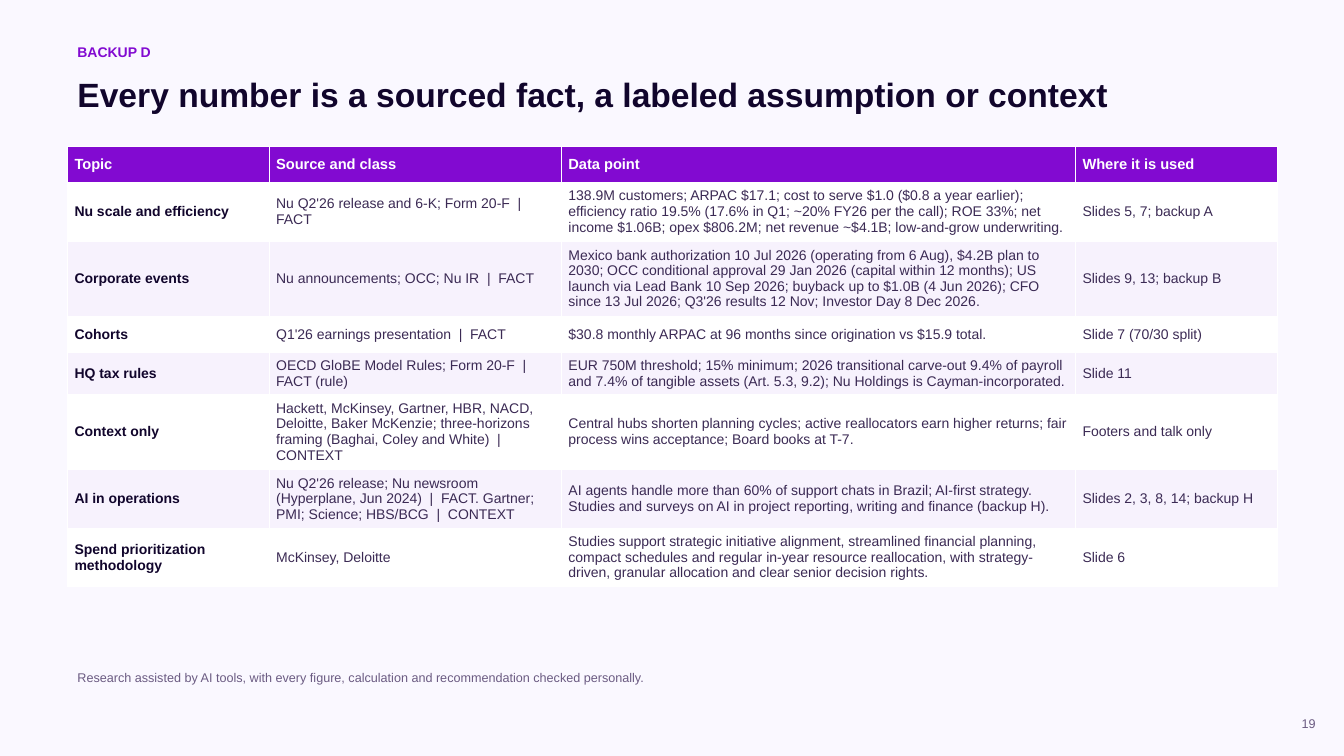
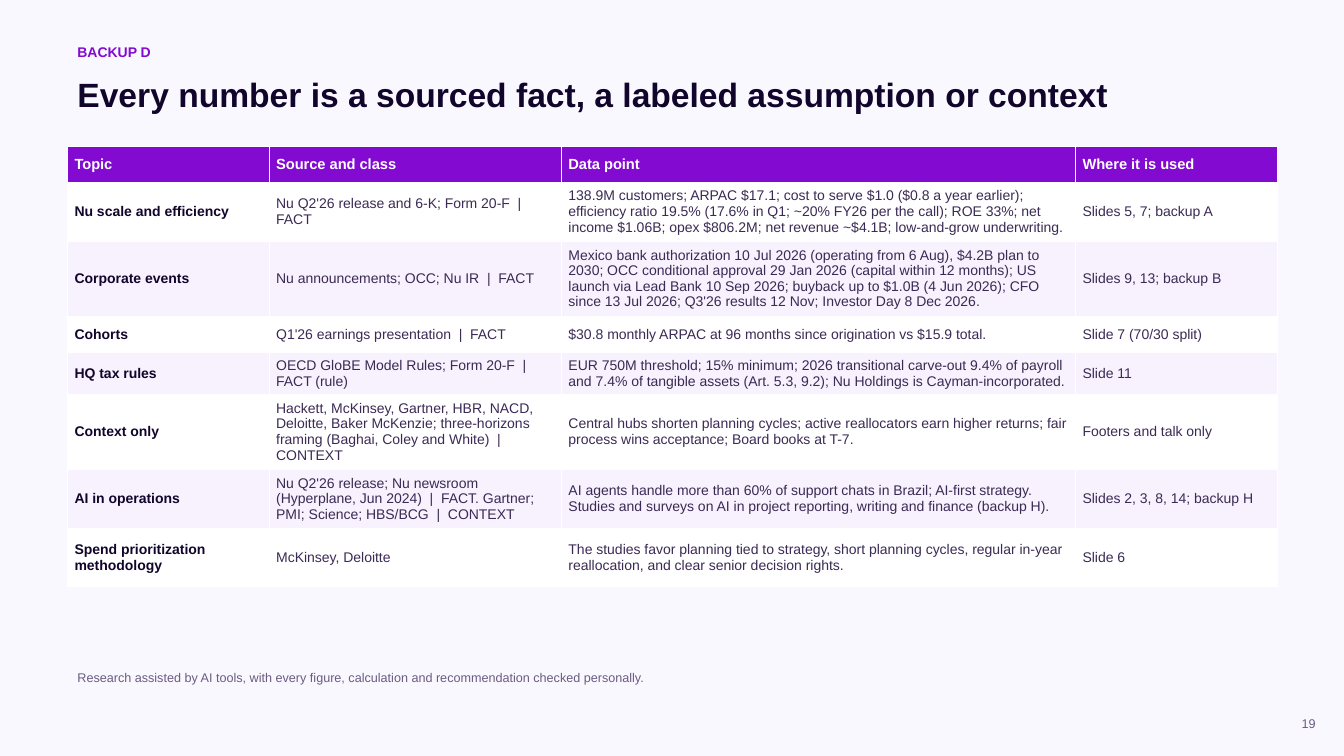
Before and after one commit to cmx24/business-case, a slide deck: slide 19 of deck/CFO_CoS_deck_v10.pptx. Drawn at 1344x756 pixels with LibreOffice and Linux fonts; fonts in the diff are those of the drawing. Boxes give left, top, right and bottom in pixels: in the first picture for what was removed or moved away, otherwise in the second. Text is boxed around its words. In the diff, an @@ line names an element or a change of style, - is before the commit and + after.

```diff
--- a/deck/CFO_CoS_deck_v10.pptx
+++ b/deck/CFO_CoS_deck_v10.pptx
@@ table at bbox=[68, 146, 1277, 587] @@
-row 8, column 3: Studies support strategic initiative alignment, streamlined financial planning, compact schedules and regular in-year resource reallocation, with strategy-driven, granular allocation and clear senior decision rights.
+row 8, column 3: The studies favor planning tied to strategy, short planning cycles, regular in-year reallocation, and clear senior decision rights.
```
Also in this commit, not shown: 4 other slides changed, 2 other files.
